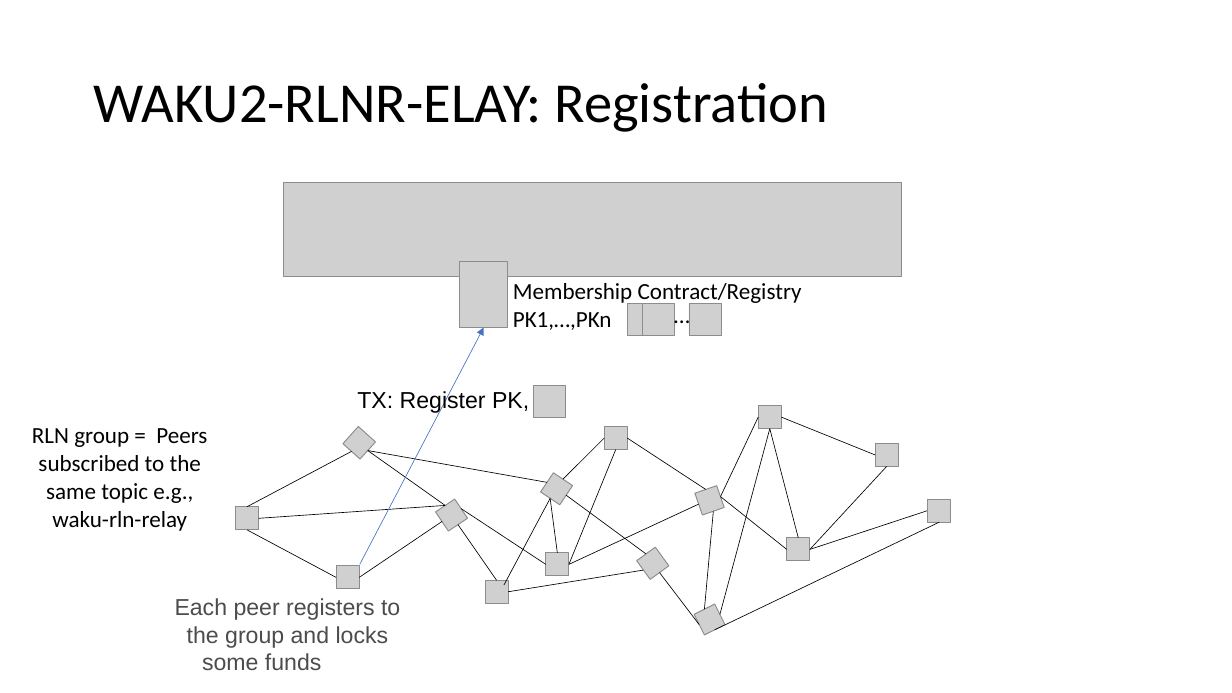
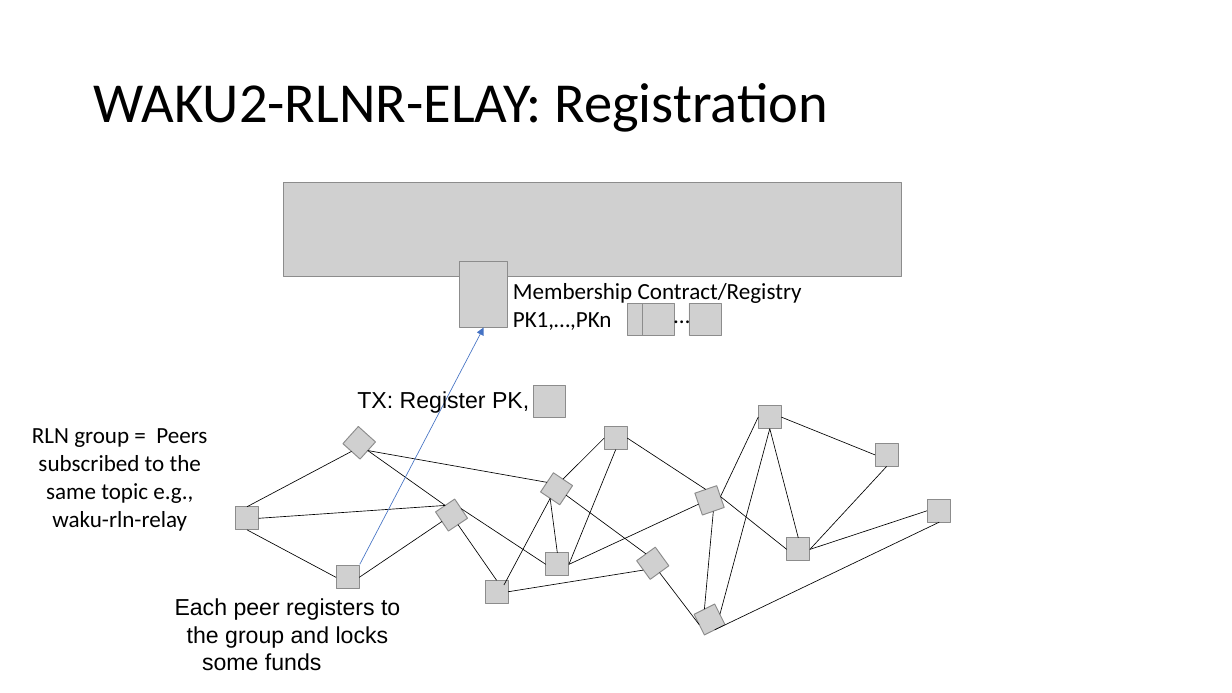
Before and after one commit to vacp2p/research, a slide deck: slide 28 of rln-research/presentations/11-2021-Tokenmics-Waku-rln-relay.pptx. Drawn at 1232x693 pixels with LibreOffice and Linux fonts; fonts in the diff are those of the drawing; grey boxes stand for pictures. Boxes give left, top, right and bottom in pixels: in the first picture for what was removed or moved away, otherwise in the second. Text is boxed around its words. In the diff, an @@ line names an element or a change of style, - is before the commit and + after.

Commit message:
revision on the waku relay description flow

```diff
--- a/rln-research/presentations/11-2021-Tokenmics-Waku-rln-relay.pptx
+++ b/rln-research/presentations/11-2021-Tokenmics-Waku-rln-relay.pptx
@@ text "Each peer registers to the ..." at (175, 598, 400, 671): text colour #4C4C4C to #000000 @@
```
Also in this commit, not shown: 5 other slides changed, 2 slides added, 2 slides removed.
